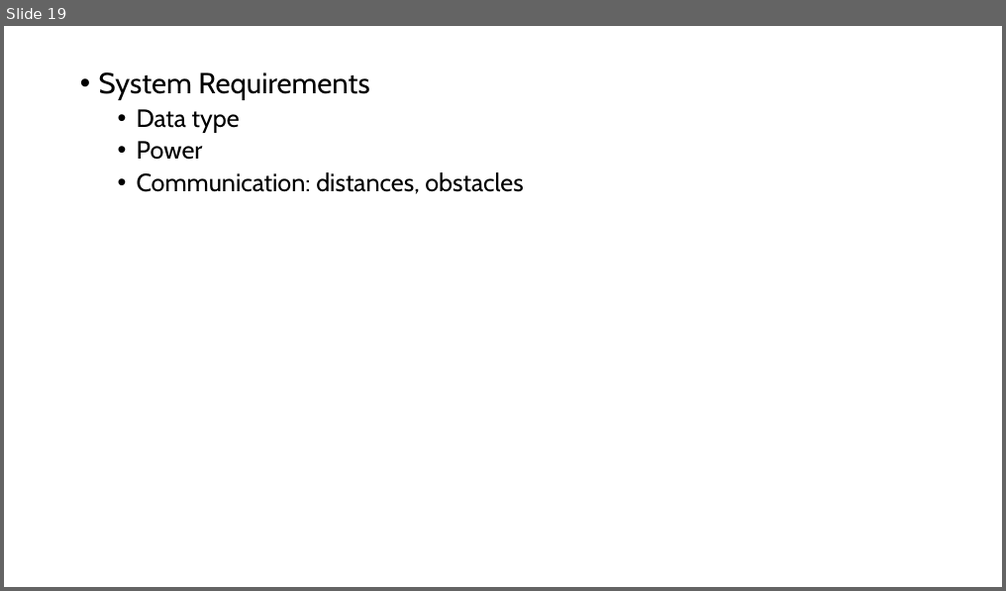
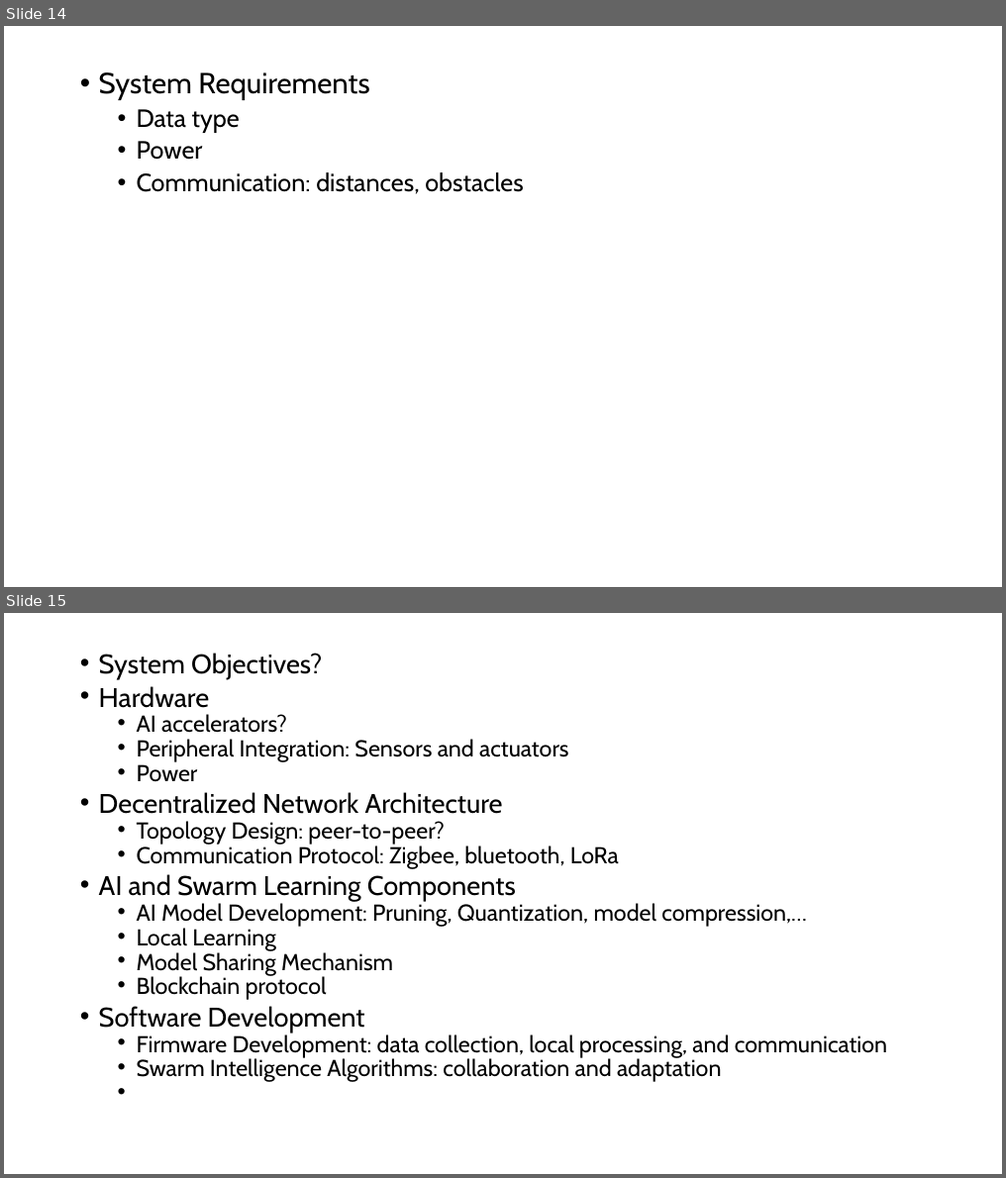
Before and after one commit to GXG-CS/on_device_learning, a slide deck: Swarm TinyML.pptx. Shown one above the other, each under a label of ours: slide 19 before the commit, slides 14 and 15 after it. The pictures are 1006x591 and 1006x1178 pixels, drawn with LibreOffice and Linux fonts; fonts in the diff are those of the drawing. Boxes give left, top, right and bottom in pixels: in the first picture for what was removed or moved away, otherwise in the second. Text is boxed around its words. In the diff, an @@ line names an element or a change of style, - is before the commit and + after.

```diff
--- a/Swarm TinyML.pptx
+++ b/Swarm TinyML.pptx
@@ slide 15 added at (x1=4, y1=613, x2=1002, y2=1174), background #FFFFFF @@
@@ text added at (x1=99, y1=653, x2=887, y2=1082), 22.2 pt, text #000000 @@
+• System Objectives?
+• Hardware
+  • AI accelerators?
+  • Peripheral Integration: Sensors and actuators
+  • Power
+• Decentralized Network Architecture
+  • Topology Design: peer-to-peer?
+  • Communication Protocol: Zigbee, bluetooth, LoRa
+• AI and Swarm Learning Components
+  • AI Model Development: Pruning, Quantization, model compression,…
+  • Local Learning
+  • Model Sharing Mechanism
+  • Blockchain protocol
+• Software Development
+  • Firmware Development: data collection, local processing, and communication
+  • Swarm Intelligence Algorithms: collaboration and adaptation
@@ what was slide 19 is now slide 14 @@
```
Also in this commit, not shown: 1 slide changed, 4 other slides added, 13 slides removed.
